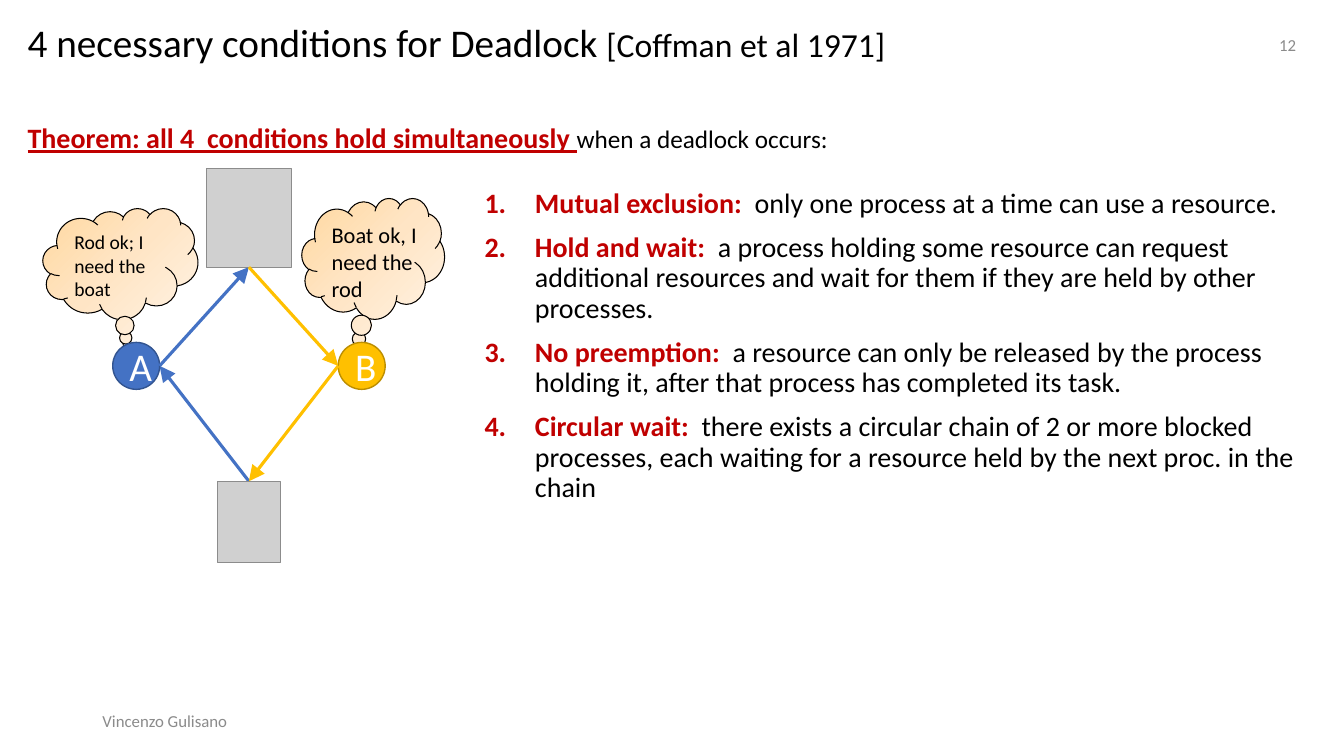
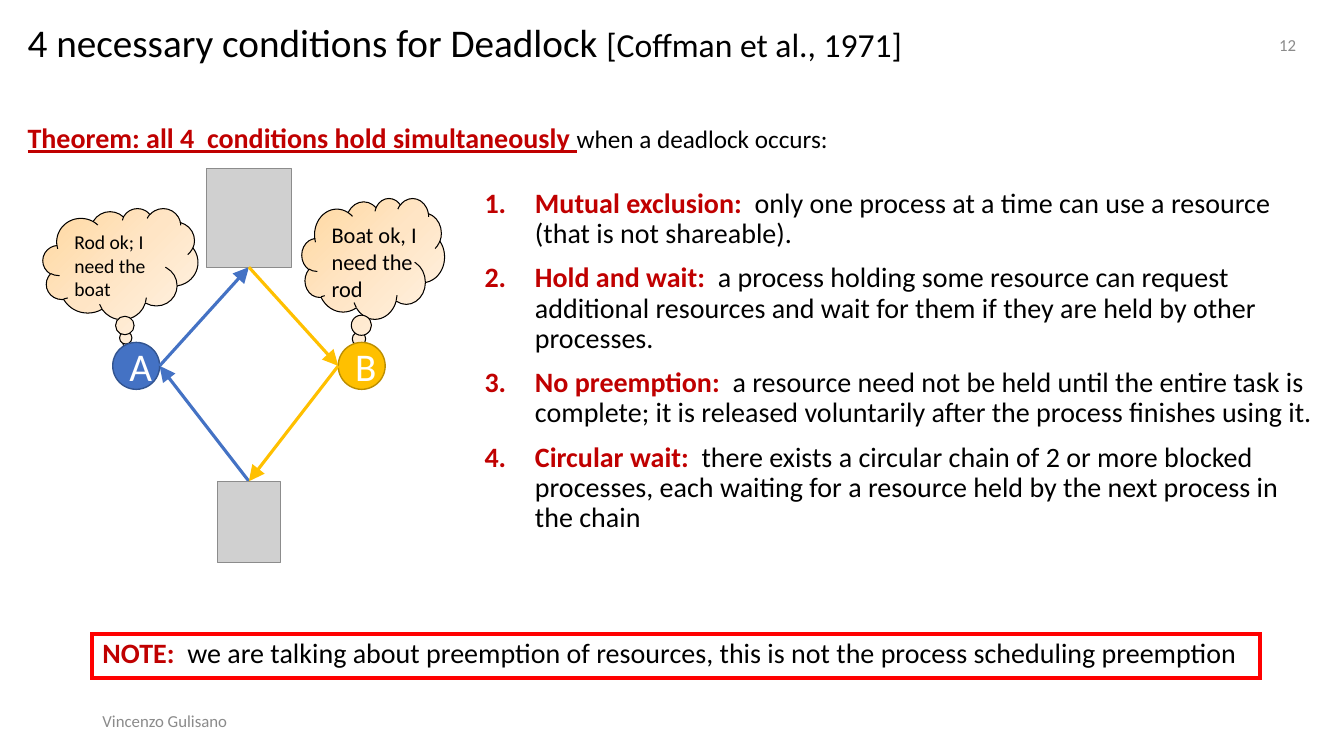
Before and after one commit to Josefgus/os_material, a slide deck: slide 12 of synchronization_part_2/synchronization_part_2.pptx. Drawn at 1344x756 pixels with LibreOffice and Linux fonts; fonts in the diff are those of the drawing; grey boxes stand for pictures. Boxes give left, top, right and bottom in pixels: in the first picture for what was removed or moved away, otherwise in the second. Text is boxed around its words. In the diff, an @@ line names an element or a change of style, - is before the commit and + after.

```diff
--- a/synchronization_part_2/synchronization_part_2.pptx
+++ b/synchronization_part_2/synchronization_part_2.pptx
@@ title at bbox=[28, 29, 902, 64]: text changed @@
-4 necessary conditions for Deadlock [Coffman et al 1971]
+4 necessary conditions for Deadlock [Coffman et al., 1971]
@@ text at bbox=[535, 193, 1270, 247]: text changed @@
-1. Mutual exclusion: only one process at a time can use a resource.
+1. Mutual exclusion: only one process at a time can use a resource (that is not shareable).
@@ text at bbox=[535, 372, 1311, 528]: text changed @@
-3. No preemption: a resource can only be released by the process holding it, after that process has completed its task.
-4. Circular wait: there exists a circular chain of 2 or more blocked processes, each waiting for a resource held by the next proc. in the chain
+3. No preemption: a resource need not be held until the entire task is complete; it is released voluntarily after the process finishes using it.
+4. Circular wait: there exists a circular chain of 2 or more blocked processes, each waiting for a resource held by the next process in the chain
@@ rectangle added at bbox=[93, 634, 1260, 679], outline #FF0000 3 pt, 20 pt, text #000000 @@
+NOTE: we are talking about preemption of resources, this is not the process scheduling preemption
```
Also in this commit, not shown: 31 other slides changed, 4 other files.
